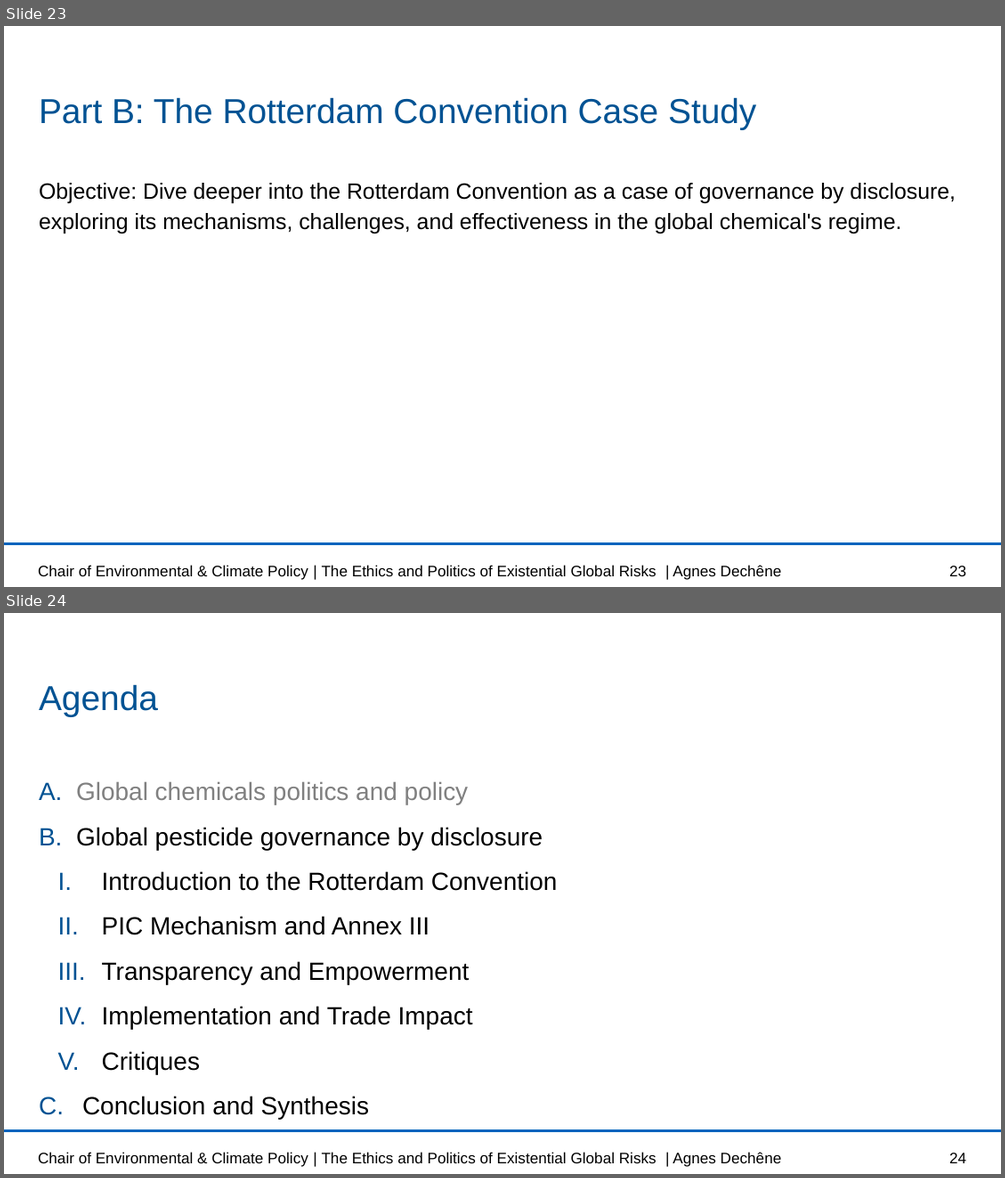
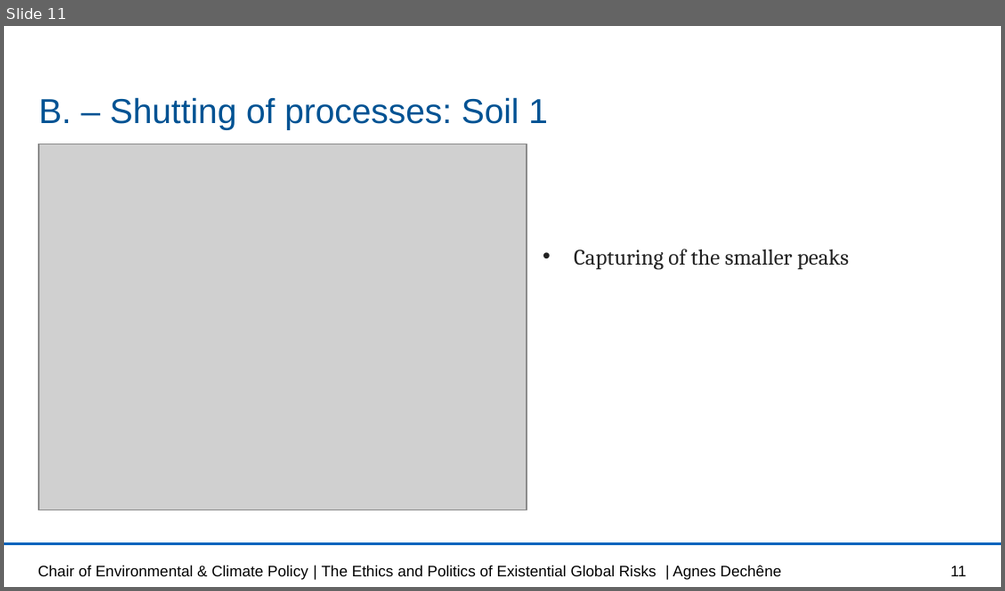
Before and after one commit to lisab00/UncertaintyQuantificationHydrology, a slide deck: MMUQ_task1.pptx. Shown one above the other, each under a label of ours: slides 23 and 24 before the commit, slide 11 after it. The pictures are 1005x1178 and 1005x591 pixels, drawn with LibreOffice and Linux fonts; fonts in the diff are those of the drawing; grey boxes stand for pictures; background and template pictures are left out. Boxes give left, top, right and bottom in pixels: in the first picture for what was removed or moved away, otherwise in the second. Text is boxed around its words. In the diff, an @@ line names an element or a change of style, - is before the commit and + after.

```diff
--- a/MMUQ_task1.pptx
+++ b/MMUQ_task1.pptx
@@ slide 24 removed at bbox=[4, 613, 1001, 1174], background #FFFFFF; not listed: 1 template element that a slide beside it also shows @@
@@ title removed at bbox=[39, 684, 158, 716] @@
-Agenda
@@ text removed at bbox=[76, 782, 558, 1074] @@
-A. Global chemicals politics and policy
-B. Global pesticide governance by disclosure
-  I. Introduction to the Rotterdam Convention
-  II. PIC Mechanism and Annex III
-  III. Transparency and Empowerment
-  IV. Implementation and Trade Impact
-  V. Critiques
-C. Conclusion and Synthesis
@@ text removed at bbox=[38, 1151, 782, 1167] @@
-Chair of Environmental & Climate Policy | The Ethics and Politics of Existential Global Risks | Agnes Dechêne
@@ page number removed at bbox=[949, 1152, 966, 1163] @@
-24
@@ what was slide 23 is now slide 11 @@
@@ slide 11 changed as well @@
@@ title at bbox=[39, 97, 548, 129]: text changed @@
-Part B: The Rotterdam Convention Case Study
+B. – Shutting of processes: Soil 1
@@ picture added at bbox=[39, 143, 526, 509] @@
@@ text at bbox=[574, 248, 849, 269]: text changed; font Arial to Cambria; text colour #000000 to #222222 @@
-Objective: Dive deeper into the Rotterdam Convention as a case of governance by disclosure, exploring its mechanisms, challenges, and effectiveness in the global chemical's regime.
+• Capturing of the smaller peaks
@@ page number at bbox=[950, 565, 966, 576]: text changed @@
-23
+11
```
Also in this commit, not shown: 4 other slides changed, 4 slides added, 22 other slides removed.
